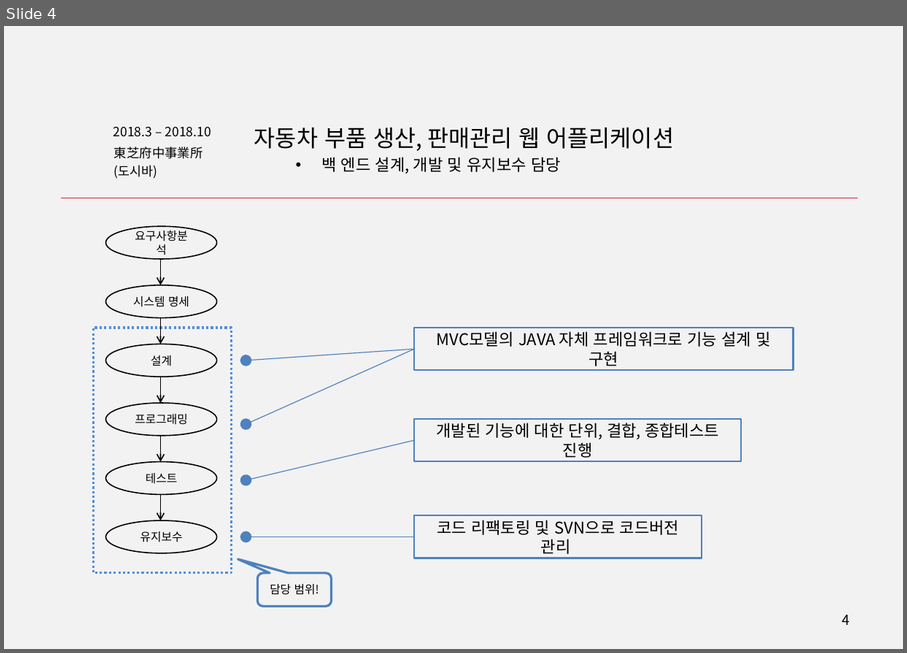
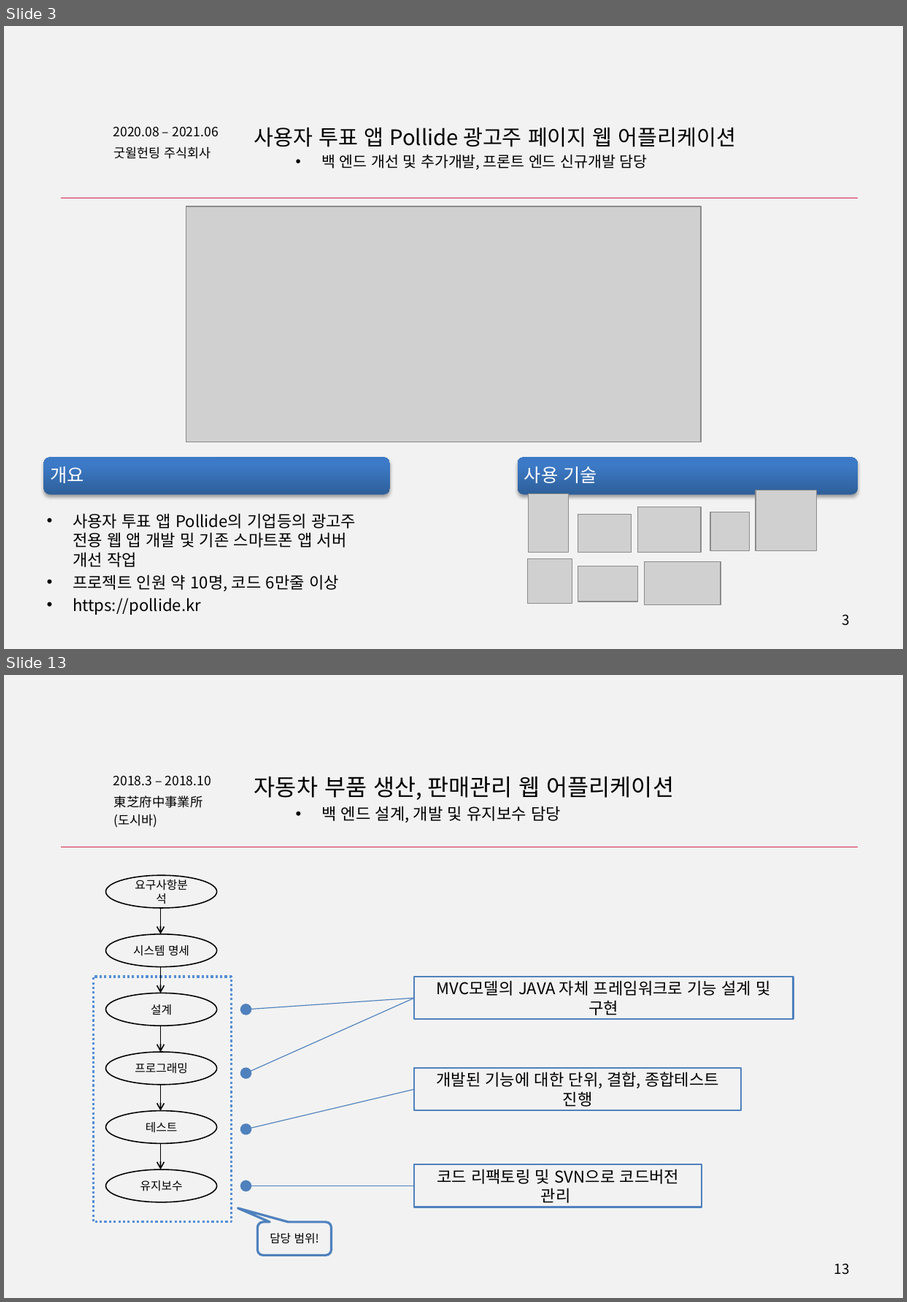
Before and after one commit to Marmaladee/Portfolio, a slide deck: 포트폴리오_강동수(Kang Dongsoo).pptx. Shown one above the other, each under a label of ours: slide 4 before the commit, slides 3 and 13 after it; the slides between them are not shown. The pictures are 907x653 and 907x1302 pixels, drawn with LibreOffice and Linux fonts; fonts in the diff are those of the drawing; grey boxes stand for pictures. Boxes give left, top, right and bottom in pixels: in the first picture for what was removed or moved away, otherwise in the second. Text is boxed around its words. In the diff, an @@ line names an element or a change of style, - is before the commit and + after.

```diff
--- a/포트폴리오_강동수(Kang Dongsoo).pptx
+++ b/포트폴리오_강동수(Kang Dongsoo).pptx
@@ slide 3 added at [4, 26, 903, 649], background #F2F2F2 @@
@@ text added at [113, 127, 219, 137], 11.1 pt, text #000000 @@
+2020.08 – 2021.06
@@ text added at [254, 127, 736, 170], 18.5 pt, text #000000 @@
+사용자 투표 앱 Pollide 광고주 페이지 웹 어플리케이션
+  • 백 엔드 개선 및 추가개발, 프론트 엔드 신규개발 담당
@@ text added at [114, 146, 211, 159], 11 pt, text #000000 @@
+굿윌헌팅 주식회사
@@ line added from (61, 198) to (859, 198), #D02646 0.75 pt @@
@@ picture added at [186, 206, 702, 441] @@
@@ rounded rectangle added at [44, 457, 390, 495], fill gradient #2F5F99 to #3D7CC7 to #3A7CCB @@
@@ rounded rectangle added at [518, 457, 859, 495], fill gradient #2F5F99 to #3D7CC7 to #3A7CCB @@
@@ text added at [51, 466, 84, 483], 16 pt, text #FFFFFF @@
+개요
@@ text added at [524, 466, 597, 483], 16 pt, text #FFFFFF @@
+사용 기술
@@ picture added at [529, 493, 569, 552] @@
@@ picture added at [638, 507, 702, 552] @@
@@ picture added at [757, 490, 817, 550] @@
@@ text added at [73, 513, 356, 614], 14 pt, text #000000 @@
+• 사용자 투표 앱 Pollide의 기업등의 광고주 전용 웹 앱 개발 및 기존 스마트폰 앱 서버 개선 작업
+• 프로젝트 인원 약 10명, 코드 6만줄 이상
+• https://pollide.kr
@@ picture added at [579, 514, 632, 552] @@
@@ picture added at [711, 511, 750, 551] @@
@@ picture added at [528, 558, 573, 603] @@
@@ picture added at [579, 565, 638, 601] @@
@@ picture added at [644, 562, 721, 605] @@
@@ page number added at [842, 614, 850, 625], 12 pt, text #000000 @@
+3
@@ what was slide 4 is now slide 13 @@
@@ page number at [835, 1263, 850, 1274]: text changed @@
-4
+13
```
Also in this commit, not shown: 3 slides changed, 8 other slides added, 4 other files.
